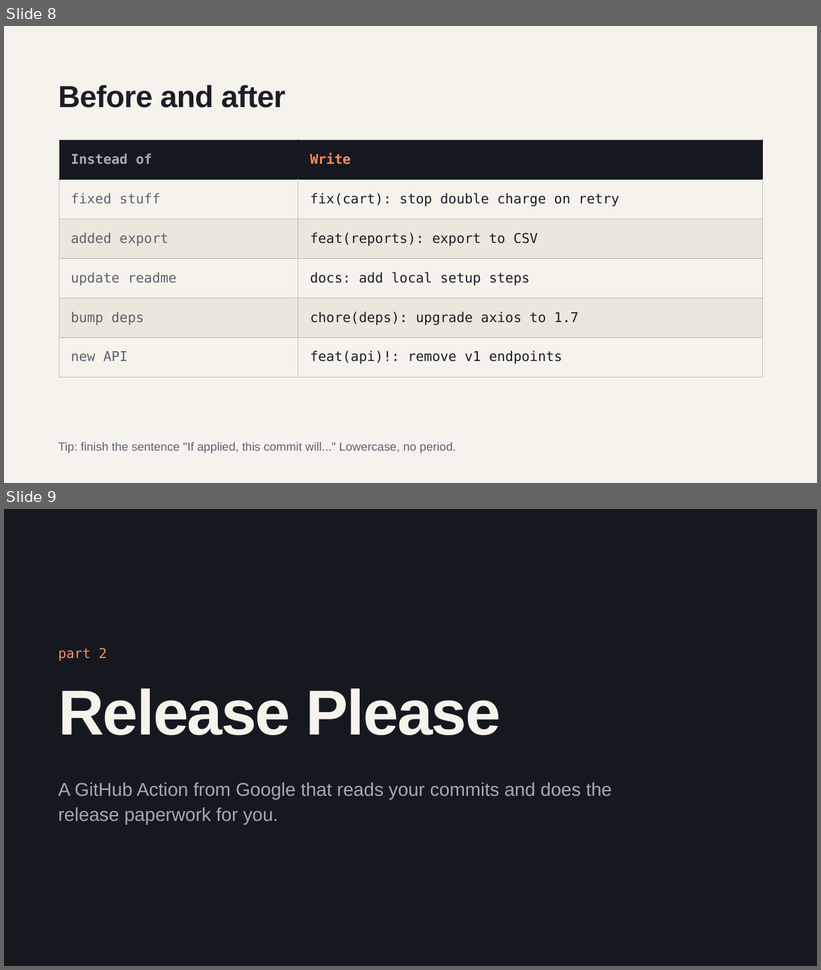
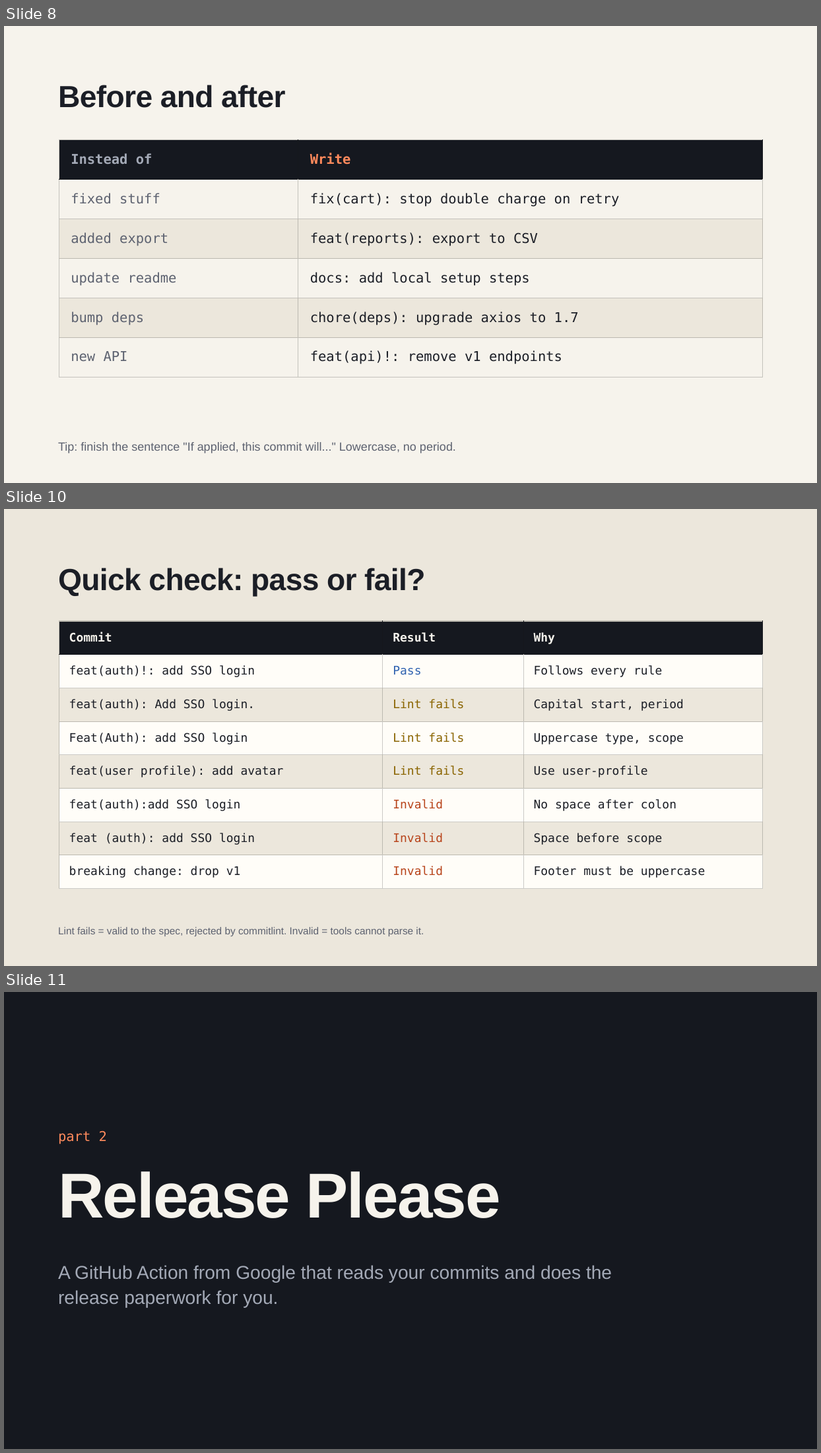
Before and after one commit to ekbrothers/github-msteams-notification-ru-workflow, a slide deck: docs/Conventional_Commits_and_Release_Please.pptx. Shown one above the other, each under a label of ours: slides 8 and 9 before the commit, slides 8, 10 and 11 after it; the slides between them are not shown. The pictures are 821x970 and 821x1453 pixels, drawn with LibreOffice and Linux fonts; fonts in the diff are those of the drawing. Boxes give left, top, right and bottom in pixels: in the first picture for what was removed or moved away, otherwise in the second. Text is boxed around its words. In the diff, an @@ line names an element or a change of style, - is before the commit and + after.

```diff
--- a/docs/Conventional_Commits_and_Release_Please.pptx
+++ b/docs/Conventional_Commits_and_Release_Please.pptx
@@ slide 10 added at bbox=[4, 509, 817, 966], background #ECE7DC @@
@@ title added at bbox=[58, 568, 425, 597], 36 pt, text #1B1E26, bold @@
+Quick check: pass or fail?
@@ table added at bbox=[59, 621, 763, 889], 8 rows, 3 columns @@
+Commit | Result | Why
+feat(auth)!: add SSO login | Pass | Follows every rule
+feat(auth): Add SSO login. | Lint fails | Capital start, period
+Feat(Auth): add SSO login | Lint fails | Uppercase type, scope
+feat(user profile): add avatar | Lint fails | Use user-profile
+feat(auth):add SSO login | Invalid | No space after colon
+feat (auth): add SSO login | Invalid | Space before scope
+breaking change: drop v1 | Invalid | Footer must be uppercase
@@ text added at bbox=[58, 927, 424, 937], 12 pt, text #5D6270 @@
+Lint fails = valid to the spec, rejected by commitlint. Invalid = tools cannot parse it.
@@ what was slide 9 is now slide 11 @@
```
Also in this commit, not shown: 4 other slides added, 1 slide removed.
